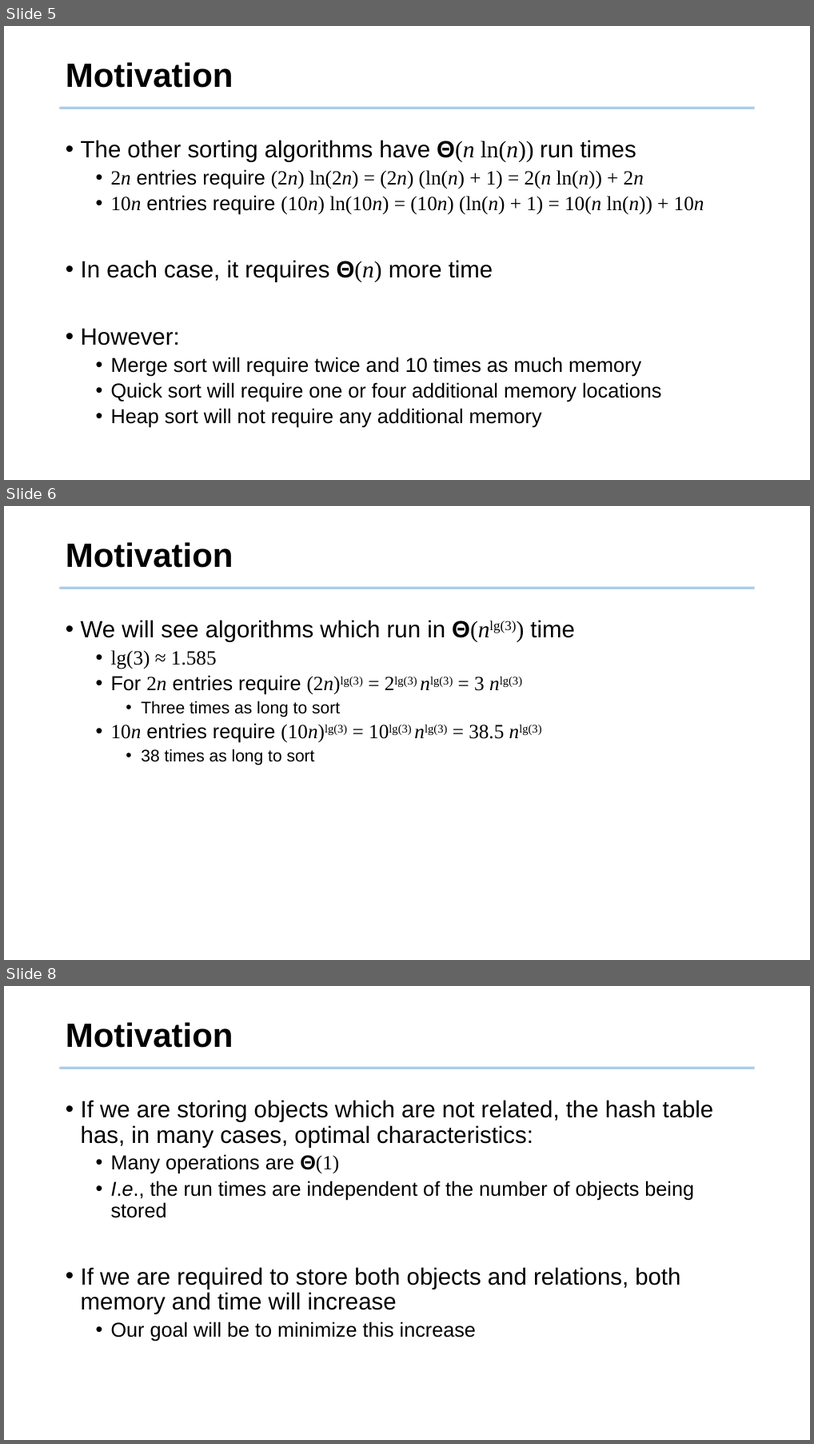
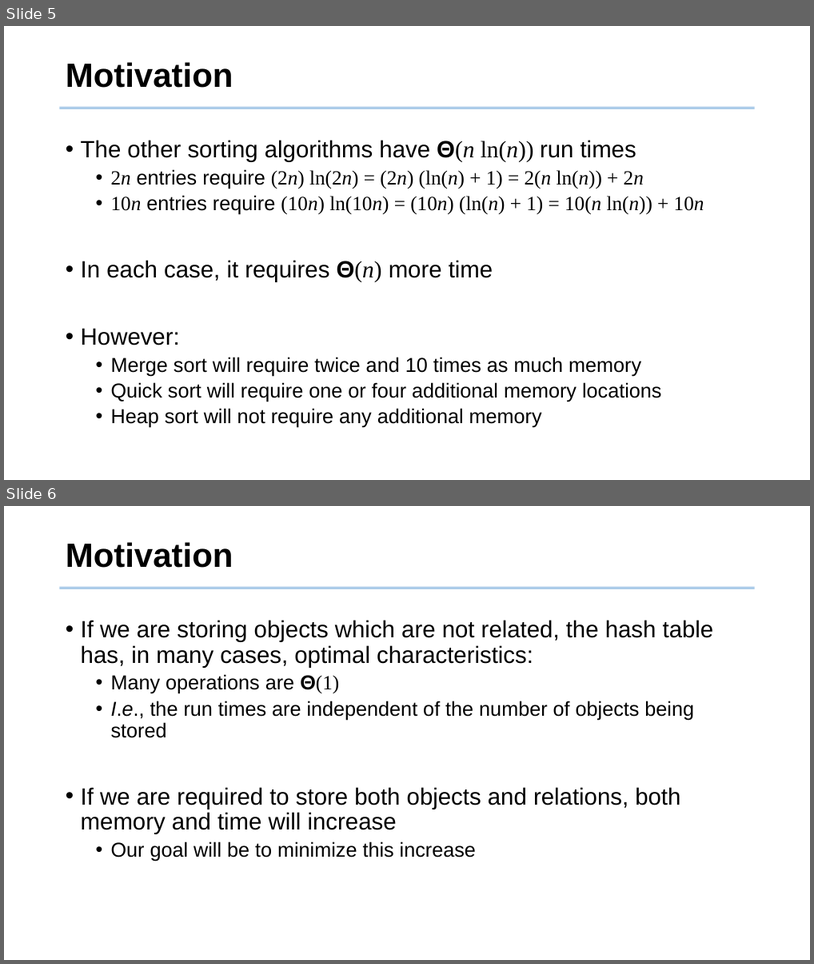
Before and after one commit to tsung-wei-huang/cs2420, a slide deck: slides/algorithm_analysis.pptx. Shown one above the other, each under a label of ours: slides 5, 6 and 8 before the commit, slides 5 and 6 after it; the slides between them are not shown. The pictures are 814x1444 and 814x964 pixels, drawn with LibreOffice and Linux fonts; fonts in the diff are those of the drawing; background and template pictures are left out. Boxes give left, top, right and bottom in pixels: in the first picture for what was removed or moved away, otherwise in the second. Text is boxed around its words. In the diff, an @@ line names an element or a change of style, - is before the commit and + after.

```diff
--- a/slides/algorithm_analysis.pptx
+++ b/slides/algorithm_analysis.pptx
@@ slide 6 removed at [4,506,810,960], background #FFFFFF; not listed: 1 template element that a slide beside it also shows @@
@@ title removed at [66,542,234,568] @@
-Motivation
@@ text removed at [81,620,574,765] @@
-• We will see algorithms which run in Θ(nlg(3)) time
-  • lg(3) ≈ 1.585
-  • For 2n entries require (2n)lg(3) = 2lg(3) nlg(3) = 3 nlg(3)
-    • Three times as long to sort
-  • 10n entries require (10n)lg(3) = 10lg(3) nlg(3) = 38.5 nlg(3)
-    • 38 times as long to sort
@@ what was slide 8 is now slide 6 @@
```
Also in this commit, not shown: 11 slides changed, 1 other slide removed, 2 other files.
